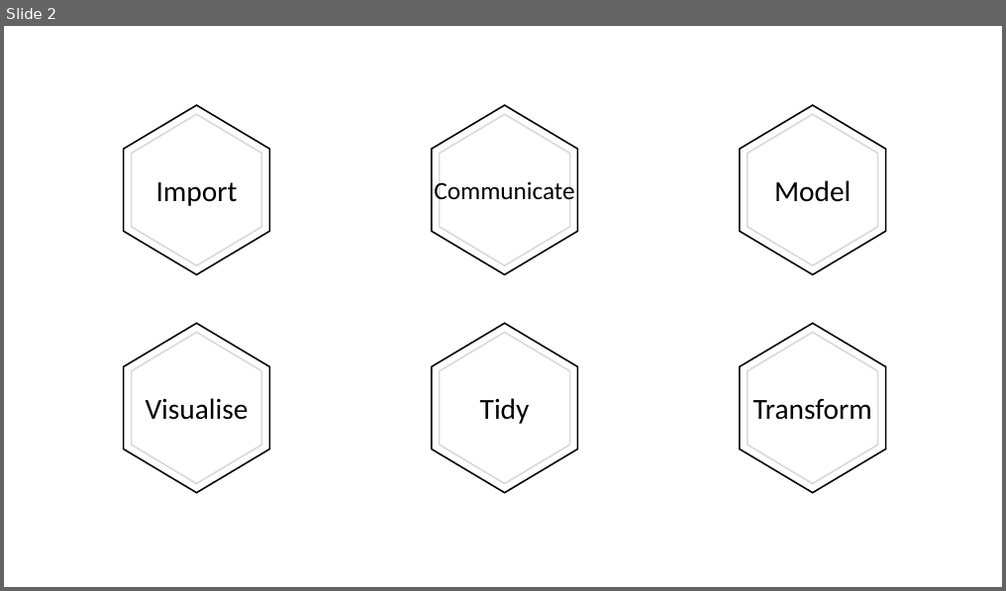
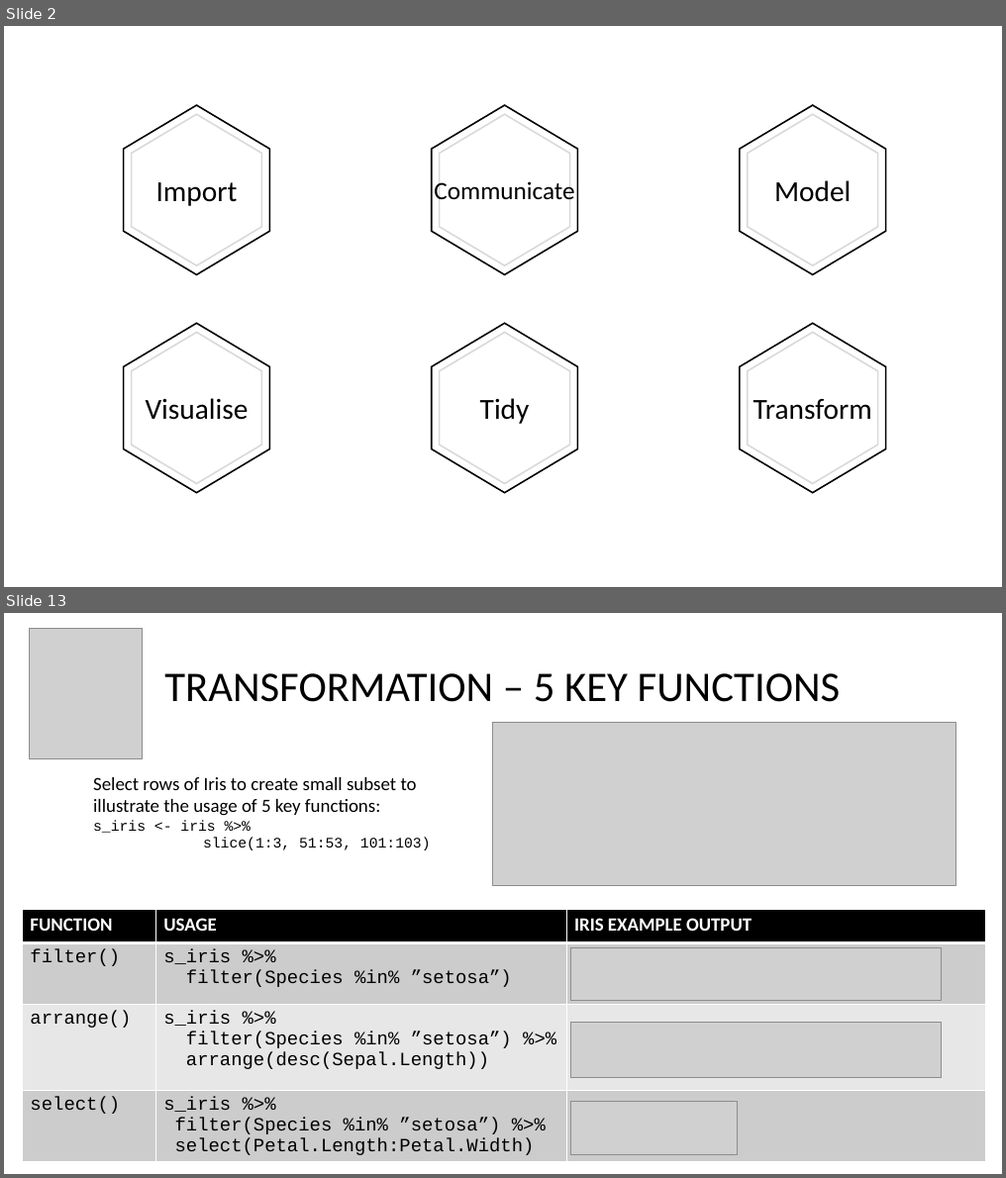
Before and after one commit to ptlxuan89/tidyverse_201912, a slide deck: Tidyverse presentation.pptx. Shown one above the other, each under a label of ours: slide 2 before the commit, slides 2 and 13 after it; the slides between them are not shown. The pictures are 1006x591 and 1006x1178 pixels, drawn with LibreOffice and Linux fonts; fonts in the diff are those of the drawing; grey boxes stand for pictures. Boxes give left, top, right and bottom in pixels: in the first picture for what was removed or moved away, otherwise in the second. Text is boxed around its words. In the diff, an @@ line names an element or a change of style, - is before the commit and + after.

```diff
--- a/Tidyverse presentation.pptx
+++ b/Tidyverse presentation.pptx
@@ slide 13 added at [4,613,1002,1174], background #FFFFFF @@
@@ picture added at [30,628,143,759] @@
@@ text added at [164,673,841,702], 40.7 pt, text #000000 @@
+TRANSFORMATION – 5 KEY FUNCTIONS
@@ picture added at [493,722,956,885] @@
@@ text added at [93,777,431,851], 18 pt, text #000000 @@
+Select rows of Iris to create small subset to illustrate the usage of 5 key functions:
+s_iris <- iris %>%
+slice(1:3, 51:53, 101:103)
@@ table added at [23,909,986,1165], 4 rows, 3 columns @@
+FUNCTION | USAGE | IRIS EXAMPLE OUTPUT
+filter() | s_iris %>% / filter(Species %in% ”setosa”) | 
+arrange() | s_iris %>% / filter(Species %in% ”setosa”) %>% / arrange(desc(Sepal.Length)) | 
+select() | s_iris %>% / filter(Species %in% ”setosa”) %>% / select(Petal.Length:Petal.Width) | 
@@ picture added at [570,948,942,1001] @@
@@ picture added at [570,1023,942,1077] @@
@@ picture added at [570,1101,738,1156] @@
```
Also in this commit, not shown: 6 slides changed, 15 other slides added, 4 slides removed, 3 other files.
